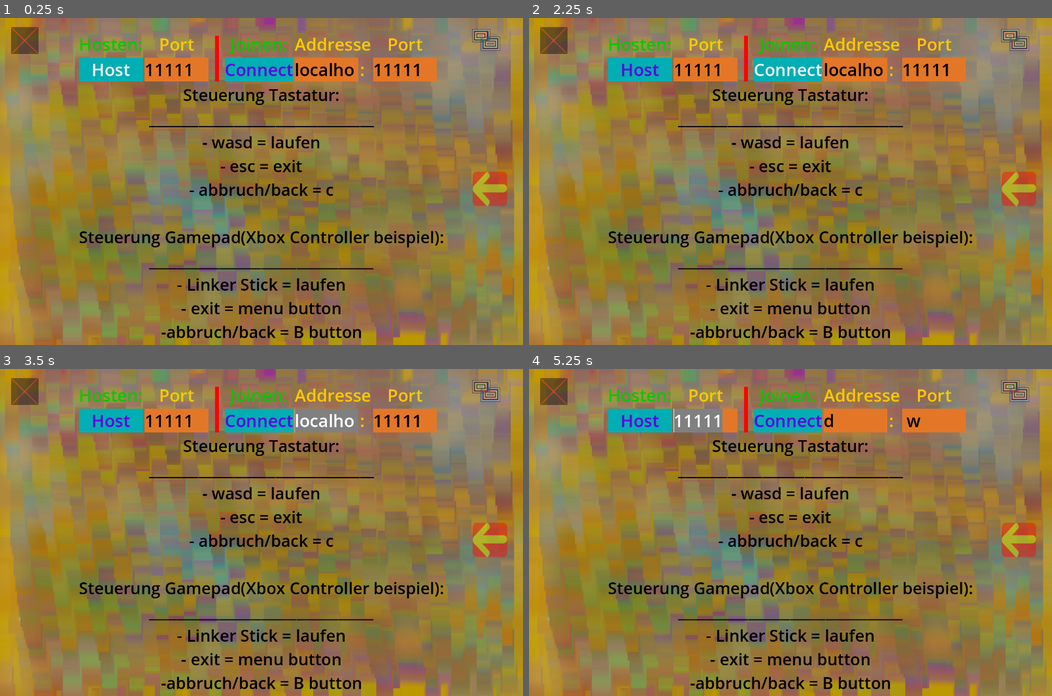
Above: before the commit, frames 1-4 (two rows, left to right).
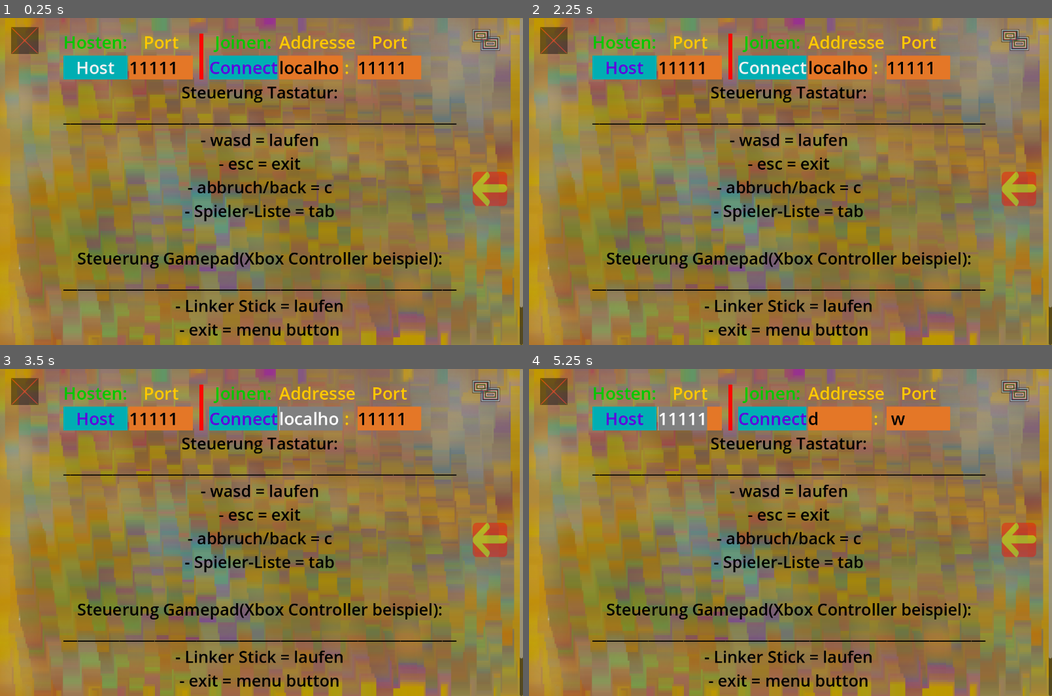
Above: after the commit, the same moments.

Repository: NIK-98/Paint_The_Ground
Game: Godot game, scene res://sceens/main.tscn
Two runs of this game, one before a commit and one after it. Both use one fixed random seed, a clock stepped at 60 frames per second and the inputs below.
Inputs (mouse positions are in pixels of both pictures, inside the frame that each line leads up to):
- Up to frame 1 (0.25 s): no input
- Up to frame 2 (2.25 s): move the mouse to (905, 165) at 0.52 s; hold D (right) 0.53-1.25 s; hold Tab (Info) 0.53-1.25 s; click (905, 165) at 0.67 s; click "Host" at 1.25 s; click "Connect" at 2 s
- Up to frame 3 (3.5 s): move the mouse to (156, 548) at 2.77 s; hold S (down) from 2.78 s (still down); tap Tab (Info) at 2.85 s
- Up to frame 4 (5.25 s): tap Enter at 3.5 s; move the mouse to (842, 460) at 3.52 s; release S (down) at 3.53 s; hold D (right) 3.53-4.28 s; hold Tab (Info) 3.53-4.28 s; tap Space at 4.25 s; move the mouse to (764, 597) at 4.27 s; hold W (up) 4.28-5.03 s; tap Tab (Info) at 4.35 s; click (764, 597) at 4.42 s; move the mouse to (947, 581) at 5.02 s; hold A (left) from 5.03 s (still down); hold Tab (Info) from 5.03 s (still down)

The runs differ from the first frame. In frame 1, 13% of the frame differs, in the area x 12-100%, y 0-100%; in frame 2, 13%; in frame 3, 13%; in frame 4, 13%.

Commit message:
kleinere code optimierungen

Diff:
--- a/sceens/ui.tscn
+++ b/sceens/ui.tscn
@@ -71,18 +71,20 @@
 theme = SubResource("Theme_lp7i3")
 script = ExtResource("1_jid7m")
 
-[node name="Panel" type="PanelContainer" parent="."]
-layout_mode = 0
+[node name="Panel" type="ScrollContainer" parent="."]
+layout_mode = 2
 offset_right = 1280.0
 offset_bottom = 800.0
-theme_override_styles/panel = SubResource("StyleBoxTexture_qdq5t")
+theme_override_styles/panel = SubResource("StyleBoxTexture_w0wsa")
+horizontal_scroll_mode = 0
 
 [node name="CenterContainer" type="CenterContainer" parent="Panel"]
 layout_mode = 2
+size_flags_horizontal = 3
+size_flags_vertical = 3
 
 [node name="Net" type="VBoxContainer" parent="Panel/CenterContainer"]
 layout_mode = 2
-theme_override_constants/separation = 5
 
 [node name="Connecting" type="Label" parent="Panel/CenterContainer/Net"]
 layout_mode = 2
@@ -205,16 +207,18 @@
 theme_override_colors/font_color = Color(0, 0, 0, 1)
 theme_override_font_sizes/font_size = 40
 text = "Steuerung Tastatur:
-________________________________
+________________________________________________________
 - wasd = laufen
 - esc = exit
 - abbruch/back = c
+- Spieler-Liste = tab
 
 Steuerung Gamepad(Xbox Controller beispiel):
-________________________________
+________________________________________________________
 - Linker Stick = laufen
 - exit = menu button
--abbruch/back = B button"
+- abbruch/back = B button
+- Spieler-Liste = menü button"
 horizontal_alignment = 1
 
 [connection signal="pressed" from="Panel/CenterContainer/Net/Options/Option1/o1/Host" to="." method="_on_host_pressed"]
--- a/scripts/level.gd
+++ b/scripts/level.gd
@@ -46,7 +46,8 @@
 
 
 func _process(_delta):
-	if not OS.has_feature("dedicated_server") and not $CanvasLayer/Start.visible and $loby/CenterContainer/VBoxContainer/name_input.visible and not starting:
+	if not OS.has_feature("dedicated_server") and not $CanvasLayer/Start.visible and not starting:
+		$loby.visible = true
 		$CanvasLayer/Start.visible = true
 
 	$loby.reset_loby()
Not shown: 1 places in sceens/ui.tscn that only renumber resources
